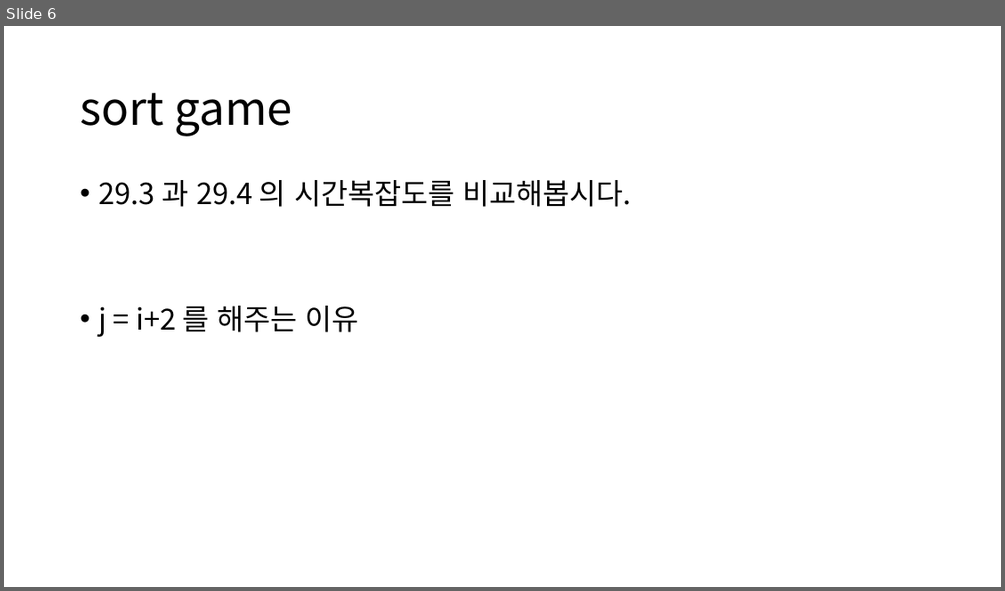
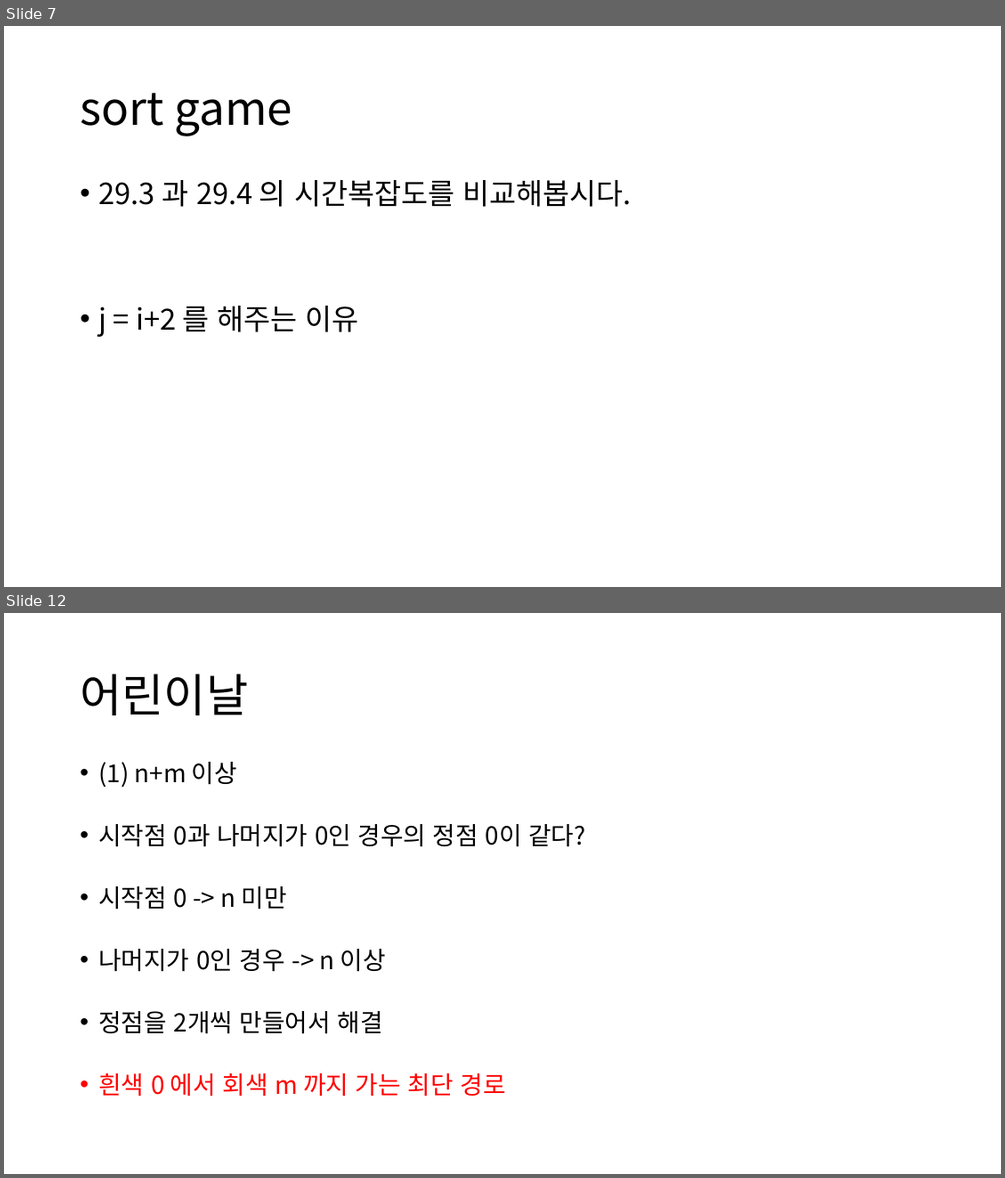
Before and after one commit to ALGOSOPT/algosopt, a slide deck: Chapter29/bfs.pptx. Shown one above the other, each under a label of ours: slide 6 before the commit, slides 7 and 12 after it; the slides between them are not shown. The pictures are 1005x591 and 1005x1178 pixels, drawn with LibreOffice and Linux fonts; fonts in the diff are those of the drawing. Boxes give left, top, right and bottom in pixels: in the first picture for what was removed or moved away, otherwise in the second. Text is boxed around its words. In the diff, an @@ line names an element or a change of style, - is before the commit and + after.

```diff
--- a/Chapter29/bfs.pptx
+++ b/Chapter29/bfs.pptx
@@ slide 12 added at [4, 613, 1001, 1174], background #FFFFFF @@
@@ title added at [80, 674, 248, 715], 44 pt, text #000000 @@
+어린이날
@@ text added at [98, 762, 585, 1096], 23.8 pt, text #000000 @@
+• (1) n+m 이상
+• 시작점 0과 나머지가 0인 경우의 정점 0이 같다?
+• 시작점 0 -> n 미만
+• 나머지가 0인 경우 -> n 이상
+• 정점을 2개씩 만들어서 해결
+• 흰색 0 에서 회색 m 까지 가는 최단 경로
@@ what was slide 6 is now slide 7 @@
```
Also in this commit, not shown: 2 slides changed, 7 other slides added, 1 slide removed.
